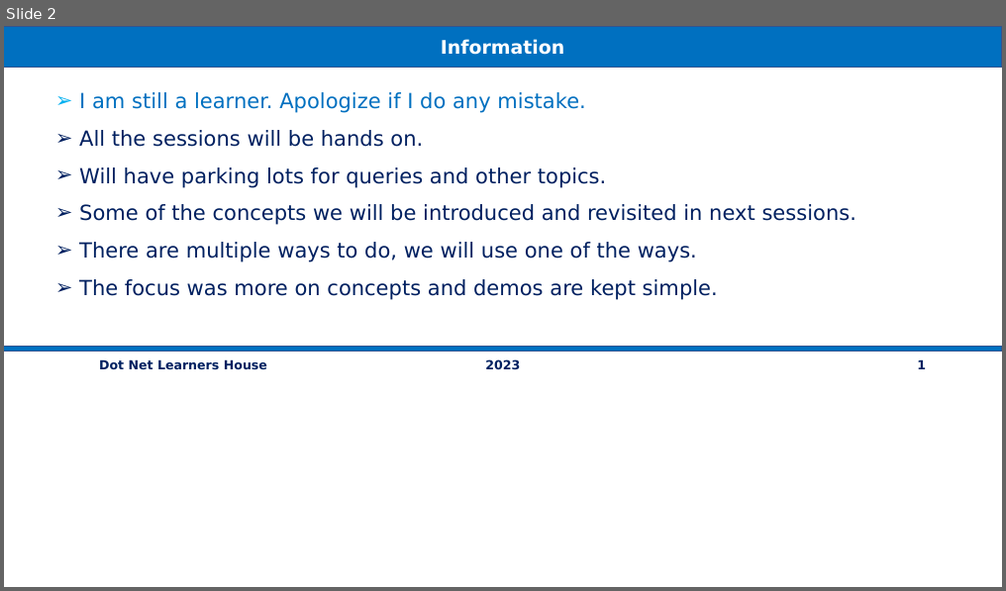
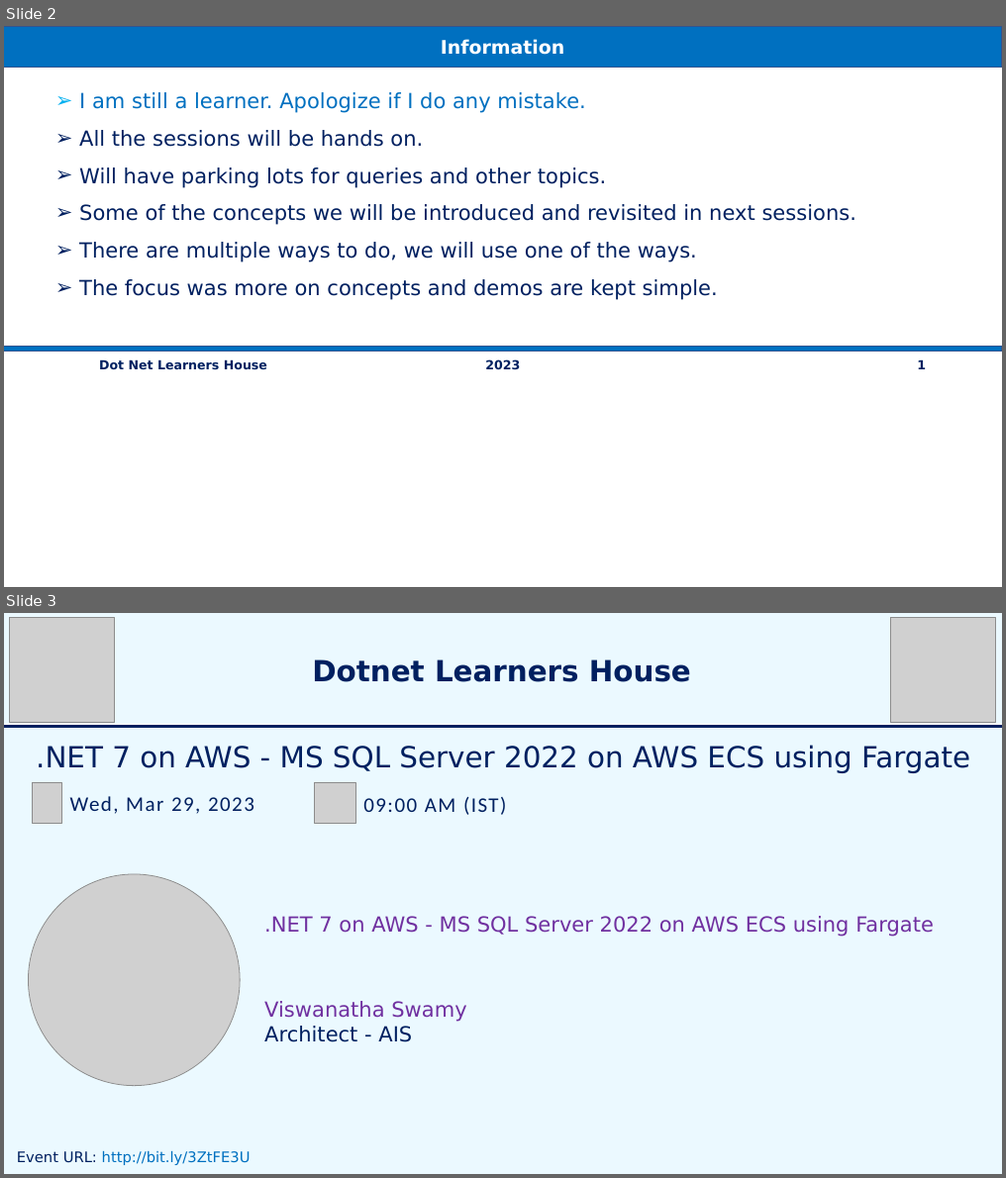
Before and after one commit to vishipayyallore/speaker-series-2023, a slide deck: TechTalk.pptx. Shown one above the other, each under a label of ours: slide 2 before the commit, slides 2 and 3 after it. The pictures are 1006x591 and 1006x1178 pixels, drawn with LibreOffice and Linux fonts; fonts in the diff are those of the drawing; grey boxes stand for pictures. Boxes give left, top, right and bottom in pixels: in the first picture for what was removed or moved away, otherwise in the second. Text is boxed around its words. In the diff, an @@ line names an element or a change of style, - is before the commit and + after.

```diff
--- a/TechTalk.pptx
+++ b/TechTalk.pptx
@@ slide 3 added at bbox=[4, 613, 1002, 1174], background #DDF6FF at 57% opacity @@
@@ picture added at bbox=[9, 618, 114, 722] @@
@@ picture added at bbox=[891, 618, 996, 722] @@
@@ text added at bbox=[312, 660, 691, 682], 28 pt, text #002060, bold @@
+Dotnet Learners House
@@ rectangle added at bbox=[4, 725, 1002, 728], fill #002060, outline #FFFFFF 1 pt @@
@@ text added at bbox=[36, 745, 970, 773], 28 pt, text #002060 @@
+.NET 7 on AWS - MS SQL Server 2022 on AWS ECS using Fargate
@@ picture added at bbox=[33, 782, 61, 823] @@
@@ picture added at bbox=[315, 782, 355, 823] @@
@@ text added at bbox=[70, 796, 254, 814], 20 pt, text #002060 @@
+Wed, Mar 29, 2023
@@ text added at bbox=[363, 797, 506, 815], 20 pt, text #002060 @@
+09:00 AM (IST)
@@ picture added at bbox=[28, 874, 240, 1086] @@
@@ text added at bbox=[264, 916, 934, 1043], 20 pt, text #7030A0 @@
+.NET 7 on AWS - MS SQL Server 2022 on AWS ECS using Fargate
+Viswanatha Swamy
+Architect - AIS
@@ text added at bbox=[17, 1151, 251, 1165], 14 pt, text #0070C0 @@
+Event URL: http://bit.ly/3ZtFE3U
```
Also in this commit, not shown: 1 other slide added, 15 other files.
